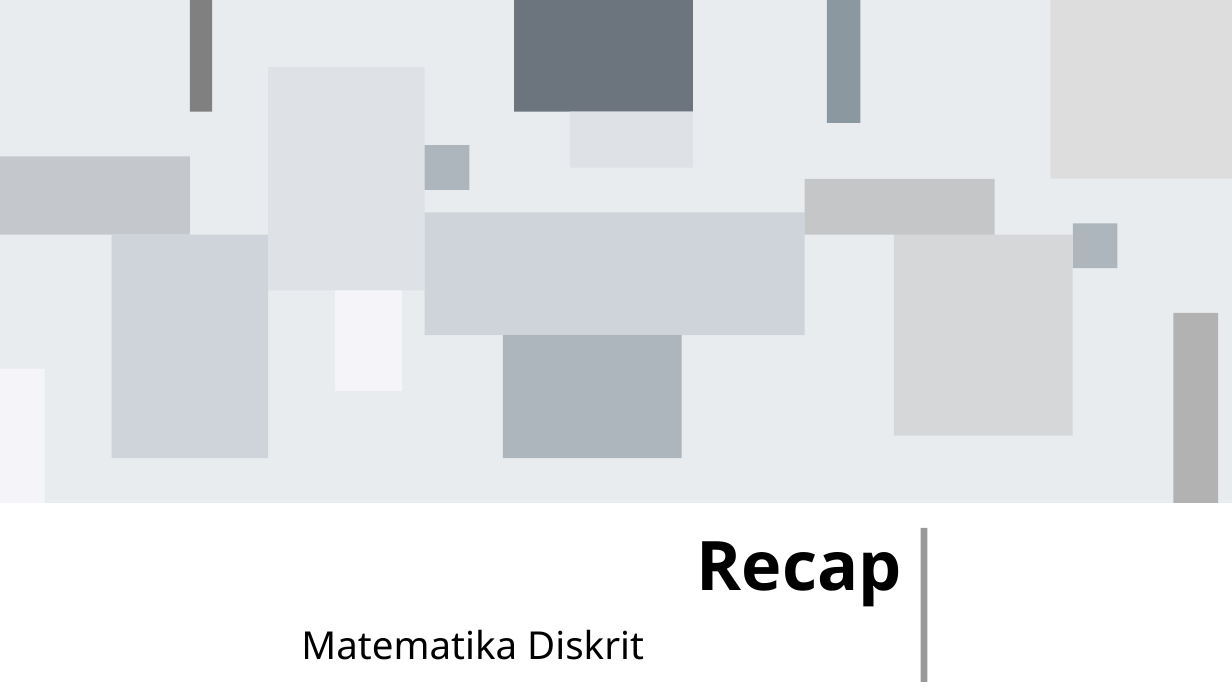
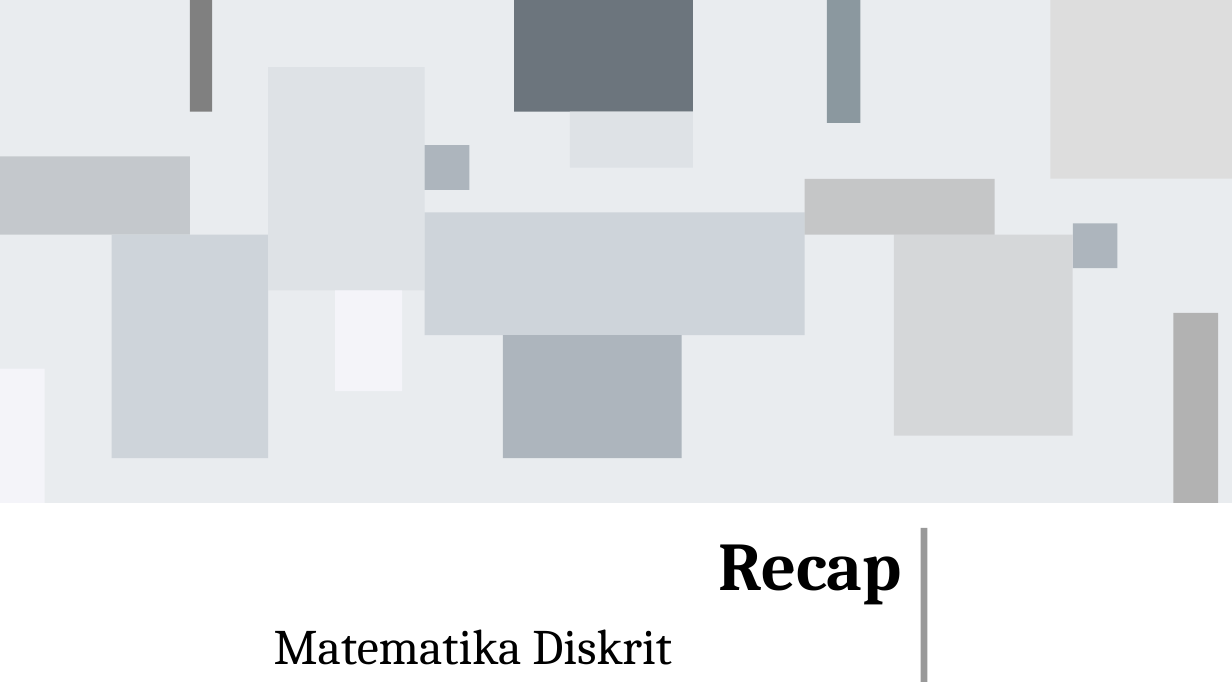
Before and after one commit to jendralhxr/metnummatdis, a slide deck: slide 1 of matdis-recap.odp. Drawn at 1232x693 pixels with LibreOffice and Linux fonts; fonts in the diff are those of the drawing. Boxes give left, top, right and bottom in pixels: in the first picture for what was removed or moved away, otherwise in the second. Text is boxed around its words. In the diff, an @@ line names an element or a change of style, - is before the commit and + after.

```diff
--- a/matdis-recap.odp
+++ b/matdis-recap.odp
@@ title "Recap" at <box>719,544,902,605</box>: font Noto Sans to Cambria @@
@@ subtitle "Matematika Diskrit" at <box>274,629,672,665</box>: size 24.8 to 32 pt, font Noto Sans to Cambria @@
```
Also in this commit, not shown: 4 other slides changed.
